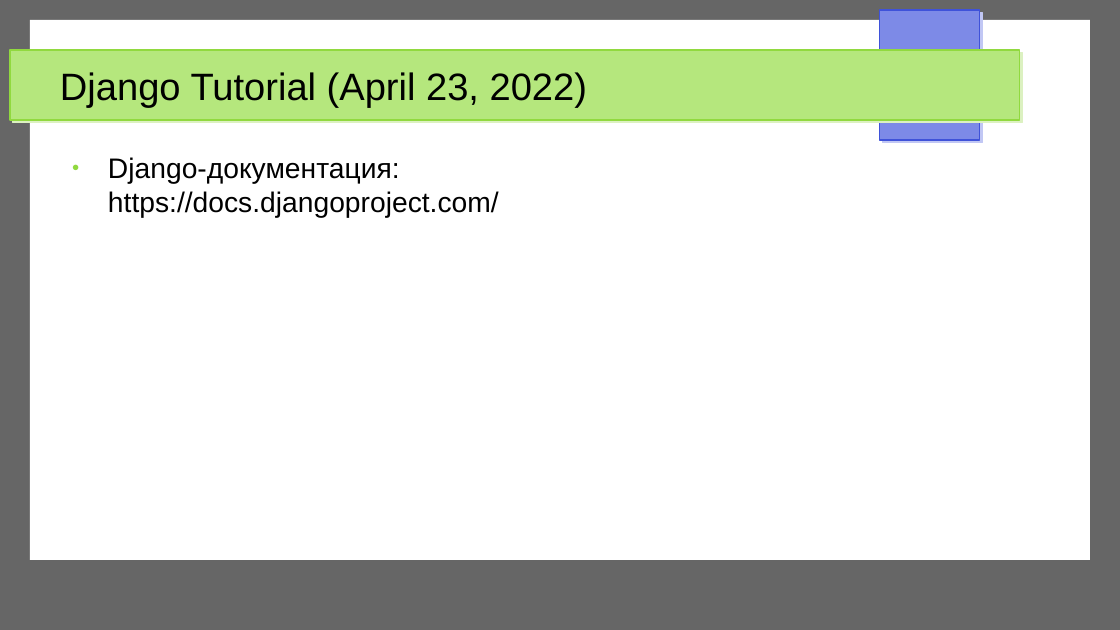
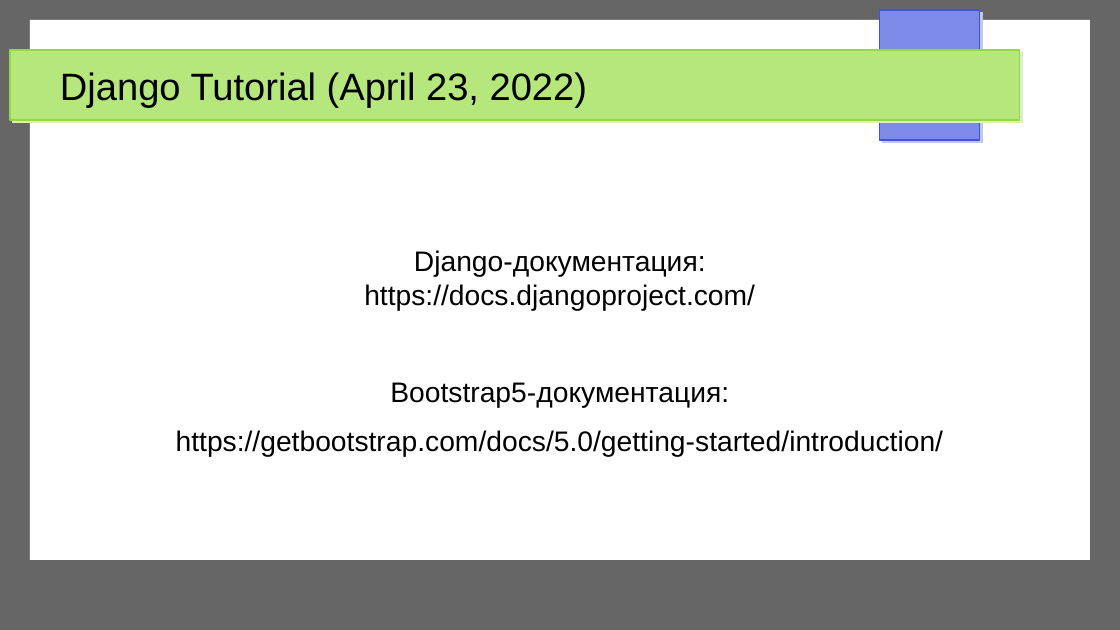
Before and after one commit to trnkv/django__my_tutorial, a slide deck: slide 1 of description.odp. Drawn at 1120x630 pixels with LibreOffice and Linux fonts; fonts in the diff are those of the drawing. Boxes give left, top, right and bottom in pixels: in the first picture for what was removed or moved away, otherwise in the second. Text is boxed around its words. In the diff, an @@ line names an element or a change of style, - is before the commit and + after.

```diff
--- a/description.odp
+++ b/description.odp
@@ text "Django-документация: https://docs.djangoproject.com/" at box(176, 250, 943, 457): vertical alignment top to middle @@
@@ text at box(364, 250, 755, 310): alignment left to centre; bullet ● to none @@
@@ text at box(176, 382, 943, 457): paragraphs added @@
+Bootstrap5-документация:
+https://getbootstrap.com/docs/5.0/getting-started/introduction/
```
Also in this commit, not shown: 14 other slides changed, 6 slides added, 4 other files.
